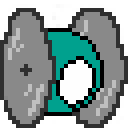
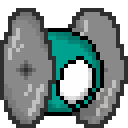
The second 128 × 128 image is a revision of the first. Changes to its layers:
painted on "Layer 7" over (x1=4, y1=12, x2=112, y2=124)
hid "Layer 6" over (x1=4, y1=8, x2=128, y2=124)
hid "Layer 4" over (x1=4, y1=4, x2=128, y2=124)
